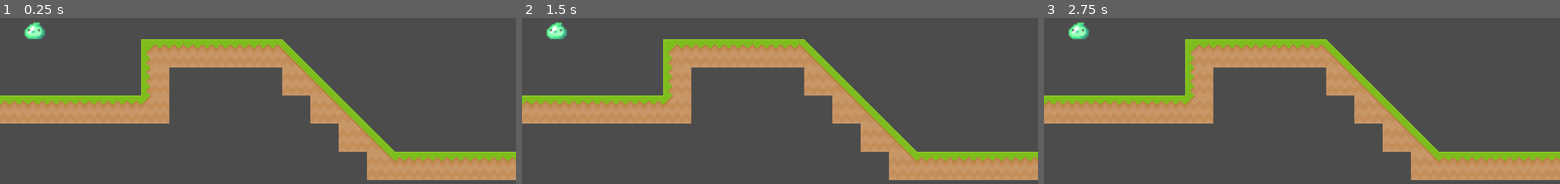
Above: before the commit, frames 1-3 (left to right).
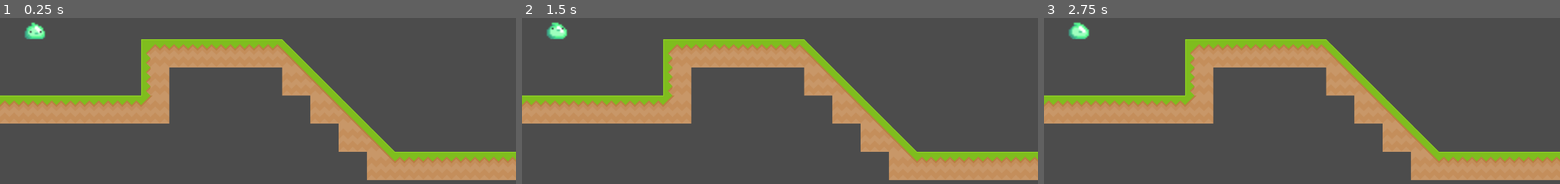
Above: after the commit, the same moments.

Repository: jtara1/InhaleGreenSubsistence
Game: Godot game, scene res://scenes/Main.tscn
The game is run twice, just before and just after one commit, with the same random seed, the same clock (stepped at 60 frames per second) and the same inputs.
Inputs:
- Up to frame 1 (0.25 s): no input
- Up to frame 2 (1.5 s): tap Enter at 0.5 s; tap Space at 1.25 s
- Up to frame 3 (2.75 s): tap Enter at 2 s

The runs differ from the first frame. In frame 1, 0.3% of the frame differs, in the area x 4-9%, y 2-13%; in frame 2, 0.2%; in frame 3, 0.2%.

Commit message:
chg: auto play anim & loop; add: baby obj

Diff:
--- /dev/null
+++ b/game-objects/Baby.tscn
@@ -0,0 +1,8 @@
+[gd_scene load_steps=2 format=2]
+
+[ext_resource path="res://game-objects/Character.tscn" type="PackedScene" id=1]
+
+[node name="Baby" type="Node2D"]
+scale = Vector2( 0.3, 0.3 )
+
+[node name="Character" parent="." instance=ExtResource( 1 )]
--- a/game-objects/Character.tscn
+++ b/game-objects/Character.tscn
@@ -1,13 +1,15 @@
-[gd_scene load_steps=4 format=2]
+[gd_scene load_steps=5 format=2]
 
 [ext_resource path="res://images/character/slime spritesheet calciumtrice.png" type="Texture" id=1]
+[ext_resource path="res://scripts/character/AnimationPlayer.gd" type="Script" id=2]
 
 [sub_resource type="RectangleShape2D" id=1]
 extents = Vector2( 31.3372, 31.2654 )
 
 [sub_resource type="Animation" id=2]
 resource_name = "idle"
-length = 5.0
+length = 4.4
+loop = true
 tracks/0/type = "value"
 tracks/0/path = NodePath(".:frame")
 tracks/0/interp = 1
@@ -30,10 +32,14 @@
 position = Vector2( 0, -33.8707 )
 scale = Vector2( 4.12, 4.12 )
 texture = ExtResource( 1 )
+flip_h = true
 vframes = 20
 hframes = 10
-frame = 1
+frame = 6
 
 [node name="AnimationPlayer" type="AnimationPlayer" parent="."]
 root_node = NodePath("../Sprite")
+playback_default_blend_time = 20.0
+playback_speed = 2.5
 anims/idle = SubResource( 2 )
+script = ExtResource( 2 )
--- /dev/null
+++ b/scripts/BabyConsumable.gd
@@ -0,0 +1 @@
+extends 'Consumable.gd'
--- /dev/null
+++ b/scripts/Consumable.gd
@@ -0,0 +1,5 @@
+extends Node
+
+
+func devoured():
+	pass
--- /dev/null
+++ b/scripts/character/AnimationPlayer.gd
@@ -0,0 +1,5 @@
+extends AnimationPlayer
+
+
+func _ready():
+	play("idle")
